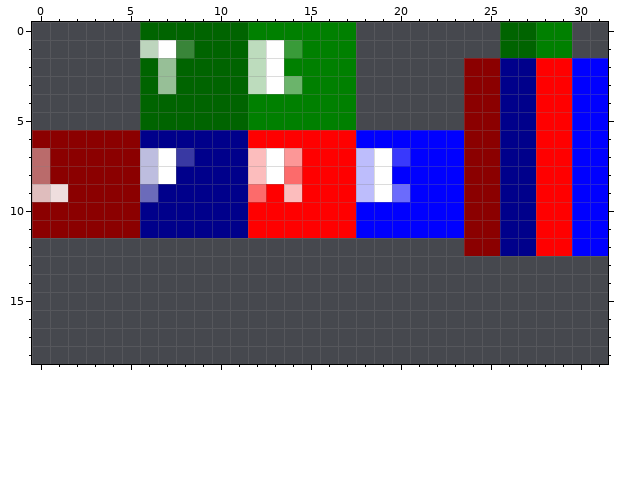
Pixel-art sprite, stored at resources/com/lomeli/diving/art/models/Coral.png. The picture above was drawn from the file before the commit.
The file is 64x64 pixels. Shown: x 0..31, y 0..18. The old version is drawn lined up with the new one, on the new canvas.
New version:
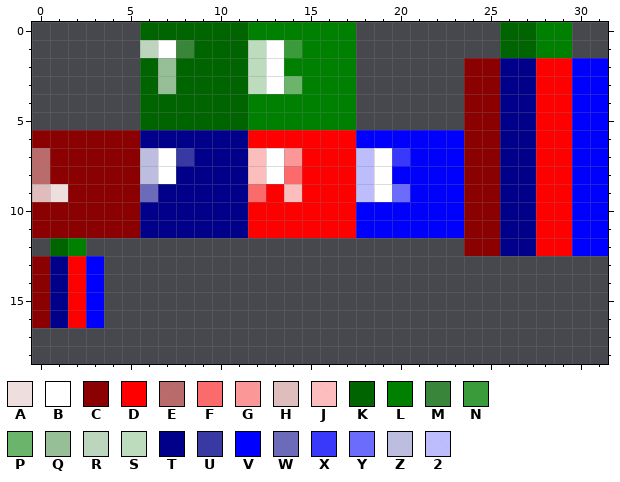
Palette (. is transparent): A #efdfdffe  B #ffffff  C #8b0000  D #ff0000  E #ba6b6bfe  F #fd6b6bfe  G #fd9797fe  H #e0bdbdfe  J #fdbdbdfe  K #006400  L #008000  M #398539fe  N #399b39fe  P #6bb46bfe  Q #97bf97fe  R #bdd6bdfe  S #bdddbdfe  T #00008b  U #3939a3fe  V #0000ff  W #6b6bbafe  X #3939fdfe  Y #6b6bfdfe  Z #bdbde0fe  2 #bdbdfdfe
Difference:
canvas 64x64 -> 32x32 (the part of the old canvas that was cut away was empty and is not shown)
There is now colour C in rows 13 to 16 at x 0.
There is now colour D in rows 13 to 16 at x 2.
There is now colour K in row 12 at x 1.
There is now colour L in row 12 at x 2.
There is now colour T in rows 13 to 16 at x 1.
There is now colour V in rows 13 to 16 at x 3.
Where, in picture pixels (left, top, right, bottom), the same in both pictures:
added: (32, 238, 104, 328)
